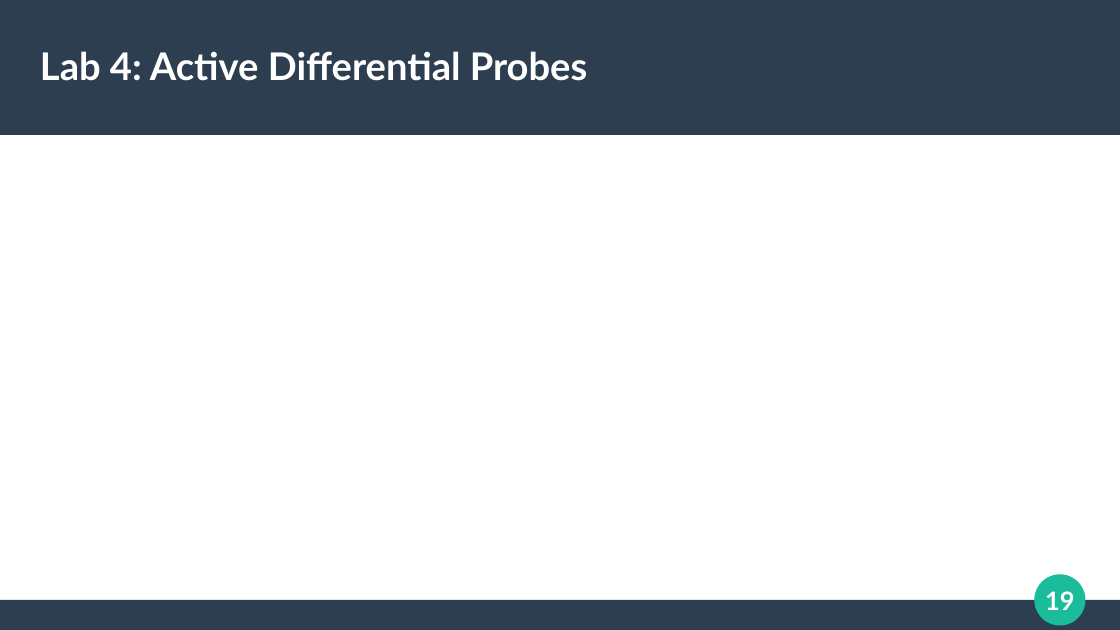
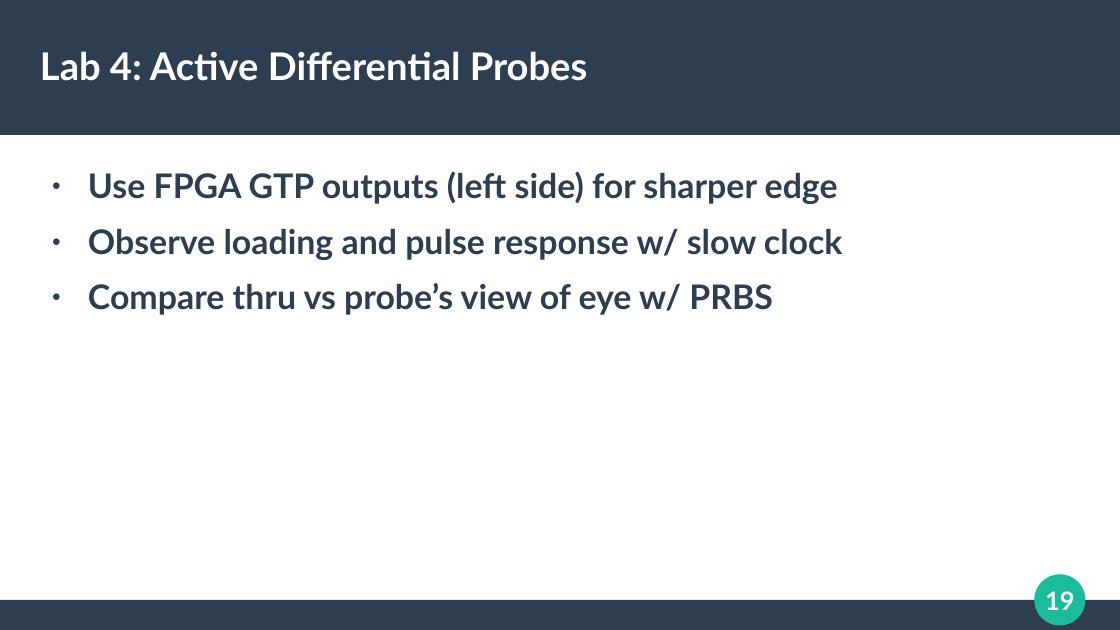
Before and after one commit to azonenberg/electronics-training, a slide deck: slide 19 of oscilloscope-probing/sec05-active-diff.odp. Drawn at 1120x630 pixels with LibreOffice and Linux fonts; fonts in the diff are those of the drawing. Boxes give left, top, right and bottom in pixels: in the first picture for what was removed or moved away, otherwise in the second. Text is boxed around its words. In the diff, an @@ line names an element or a change of style, - is before the commit and + after.

```diff
--- a/oscilloscope-probing/sec05-active-diff.odp
+++ b/oscilloscope-probing/sec05-active-diff.odp
@@ text added at [88,171,843,315], 24 pt, text #2C3E50, bold @@
+● Use FPGA GTP outputs (left side) for sharper edge
+● Observe loading and pulse response w/ slow clock
+● Compare thru vs probe’s view of eye w/ PRBS
```
Also in this commit, not shown: 2 other slides changed, 2 slides added, 2 slides removed, 3 other files.
